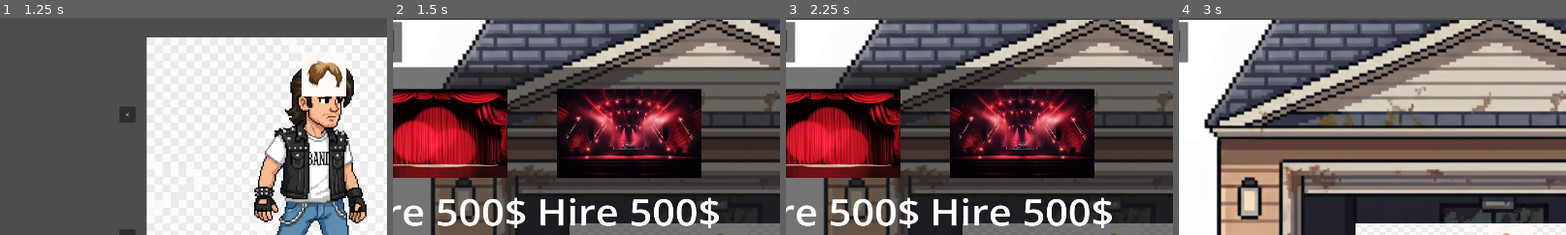
Above: before the commit, frames 1-4 (left to right).
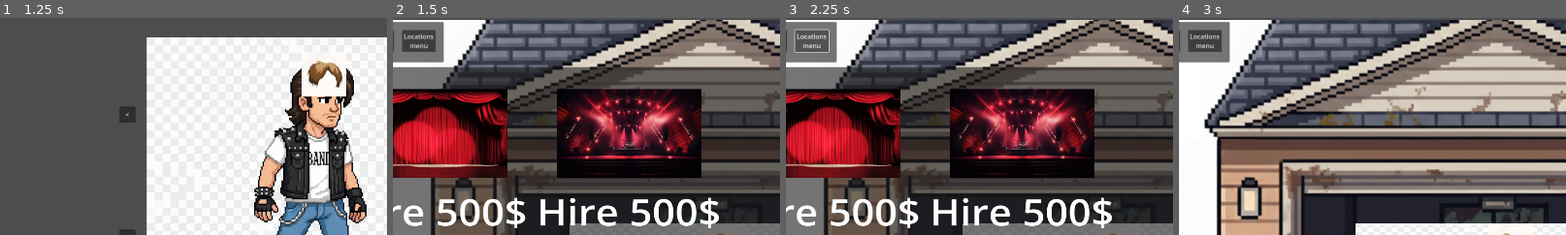
Above: after the commit, the same moments.

Repository: Geluco/music-band-tycoon
Game: Godot game, scene res://scenes/menu.tscn
The game is run twice, just before and just after one commit, with the same random seed, the same clock (stepped at 60 frames per second) and the same inputs. The engine's default icon, where the game draws it, is replaced by a stand-in: a white triangle on a blue panel in a dark square.
Inputs (mouse positions are % of the whole screen's width and height, from its top left):
- Up to frame 1 (1.25 s): click "Play" at 0.5 s
- Up to frame 2 (1.5 s): click "Select" at 1.25 s
- Up to frame 3 (2.25 s): click (14, 5) at 2 s, where only the run after the commit has a clickable "Locations menu"
- Up to frame 4 (3 s): click "x" at 2.75 s
The pictures show only the part of the screen within x 11-61%, y 0-50%; the shares and areas given below are measured in that part.

Frame 1 is identical in both runs. In frame 2, 2.1% of the frame differs, in the area x 2-14%, y 1-21%; in frame 3, 2.1%; in frame 4, 2.1%.
Error after the commit: Invalid access to property or key 'pressed' on a base object of type 'null instance'. (res://scripts/canvas_stats.gd:38)

Commit message:
Revert "Retoques menus"
This reverts commit f66c86ecc44de090189917e45bead4be691ecbfe.

Diff:
--- a/scenes/canvasStats.tscn
+++ b/scenes/canvasStats.tscn
@@ -120,8 +120,14 @@
 text = "Members
 menu"
 
+[node name="Button_locations_menu" type="Button" parent="CanvasLayer/PanelStats2/MarginStats/GridStats"]
+layout_mode = 2
+text = "Locations
+menu"
+
 [connection signal="pressed" from="CanvasLayer/PanelStats/MarginStats/GridStats/ButtonMoney" to="." method="_on_button_money_pressed"]
 [connection signal="pressed" from="CanvasLayer/PanelStats/MarginStats/GridStats/ButtonViews" to="." method="_on_button_views_pressed"]
 [connection signal="pressed" from="CanvasLayer/PanelStats/MarginStats/GridStats/ButtonFans" to="." method="_on_button_fans_pressed"]
 [connection signal="pressed" from="CanvasLayer/PanelStats2/MarginStats/GridStats/Button_upgrade_menu" to="." method="_on_button_upgrade_menu_pressed"]
 [connection signal="pressed" from="CanvasLayer/PanelStats2/MarginStats/GridStats/Button_members_menu" to="." method="_on_button_members_menu_pressed"]
+[connection signal="pressed" from="CanvasLayer/PanelStats2/MarginStats/GridStats/Button_locations_menu" to="." method="_on_button_locations_menu_pressed"]
--- a/scenes/charac_sel.tscn
+++ b/scenes/charac_sel.tscn
@@ -58,7 +58,7 @@
 position = Vector2(1080, 390)
 texture = ExtResource("2_te5yv")
 
-[node name="select" type="Button" parent="."]
+[node name="Button" type="Button" parent="."]
 layout_mode = 1
 anchors_preset = 8
 anchor_left = 0.5
@@ -73,7 +73,7 @@
 grow_vertical = 2
 text = "Select"
 
-[node name="next_body" type="Button" parent="."]
+[node name="next" type="Button" parent="."]
 layout_mode = 1
 anchors_preset = 6
 anchor_left = 1.0
@@ -127,8 +127,8 @@
 grow_vertical = 2
 text = ">"
 
-[connection signal="pressed" from="select" to="." method="_on_select_pressed"]
-[connection signal="pressed" from="next_body" to="." method="_on_next_body_pressed"]
-[connection signal="pressed" from="previous_body" to="." method="_on_previous_body_pressed"]
+[connection signal="pressed" from="Button" to="." method="_on_button_pressed"]
+[connection signal="pressed" from="next" to="." method="_on_next_pressed"]
+[connection signal="pressed" from="previous_body" to="." method="_on_previous_pressed"]
 [connection signal="pressed" from="next_hair" to="." method="_on_next_hair_pressed"]
 [connection signal="pressed" from="previous_hair" to="." method="_on_previous_hair_pressed"]
--- a/scenes/menuUpgrades.tscn
+++ b/scenes/menuUpgrades.tscn
@@ -10,6 +10,18 @@
 
 [node name="CanvasLayer" type="CanvasLayer" parent="."]
 visible = false
+
+[node name="Panel_close_button" type="PanelContainer" parent="CanvasLayer"]
+anchors_preset = 1
+anchor_left = 1.0
+anchor_right = 1.0
+offset_left = -100.0
+offset_bottom = 100.0
+grow_horizontal = 0
+
+[node name="Button_close" type="Button" parent="CanvasLayer/Panel_close_button"]
+layout_mode = 2
+text = "x"
 
 [node name="MenuUpgrades" type="PanelContainer" parent="CanvasLayer"]
 offset_left = 21.0
@@ -108,20 +120,6 @@
 theme_override_font_sizes/font_size = 43
 text = "Upgrade"
 
-[node name="Panel_close_button" type="PanelContainer" parent="CanvasLayer"]
-anchors_preset = 1
-anchor_left = 1.0
-anchor_right = 1.0
-offset_left = -197.0
-offset_top = 127.0
-offset_right = -147.0
-offset_bottom = 177.0
-grow_horizontal = 0
-
-[node name="Button_close" type="Button" parent="CanvasLayer/Panel_close_button"]
-layout_mode = 2
-text = "x"
-
+[connection signal="pressed" from="CanvasLayer/Panel_close_button/Button_close" to="." method="_on_button_close_pressed"]
 [connection signal="pressed" from="CanvasLayer/MenuUpgrades/MarginUpgrades/GridUpgrades/MarginButton1/Button1" to="." method="_on_button_1_pressed"]
 [connection signal="pressed" from="CanvasLayer/MenuUpgrades/MarginUpgrades/GridUpgrades/MarginButton2/Button2" to="." method="_on_button_2_pressed"]
-[connection signal="pressed" from="CanvasLayer/Panel_close_button/Button_close" to="." method="_on_button_close_pressed"]
--- a/scenes/menu_members.tscn
+++ b/scenes/menu_members.tscn
@@ -9,6 +9,18 @@
 
 [node name="CanvasLayer" type="CanvasLayer" parent="."]
 visible = false
+
+[node name="Panel_close_button" type="PanelContainer" parent="CanvasLayer"]
+anchors_preset = 1
+anchor_left = 1.0
+anchor_right = 1.0
+offset_left = -100.0
+offset_bottom = 100.0
+grow_horizontal = 0
+
+[node name="Button_close" type="Button" parent="CanvasLayer/Panel_close_button"]
+layout_mode = 2
+text = "x"
 
 [node name="MenuUpgrades" type="PanelContainer" parent="CanvasLayer"]
 offset_left = 21.0
@@ -106,20 +118,6 @@
 theme_override_font_sizes/font_size = 43
 text = "Hire"
 
-[node name="Panel_close_button" type="PanelContainer" parent="CanvasLayer"]
-anchors_preset = 1
-anchor_left = 1.0
-anchor_right = 1.0
-offset_left = -291.0
-offset_top = 128.0
-offset_right = -241.0
-offset_bottom = 178.0
-grow_horizontal = 0
-
-[node name="Button_close" type="Button" parent="CanvasLayer/Panel_close_button"]
-layout_mode = 2
-text = "x"
-
+[connection signal="pressed" from="CanvasLayer/Panel_close_button/Button_close" to="." method="_on_button_close_pressed"]
 [connection signal="pressed" from="CanvasLayer/MenuUpgrades/MarginUpgrades/GridUpgrades/MarginButton1/Button1" to="." method="_on_button_1_pressed"]
 [connection signal="pressed" from="CanvasLayer/MenuUpgrades/MarginUpgrades/GridUpgrades/MarginButton2/Button2" to="." method="_on_button_2_pressed"]
-[connection signal="pressed" from="CanvasLayer/Panel_close_button/Button_close" to="." method="_on_button_close_pressed"]
--- a/scripts/canvas_stats.gd
+++ b/scripts/canvas_stats.gd
@@ -1,11 +1,11 @@
 extends Node2D
 
 #declaracion de variables del menu de mejoras
-@onready var open_button_menu_upgrade: Button = get_node("CanvasLayer/PanelStats2/MarginStats/GridStats/Button_upgrade_menu")
+@onready var open_button_menu_upgrade: Button = get_node("CanvasLayer/PanelStats/MarginStats/GridStats/Button_upgrade_menu")
 var menuUpgradeInstance: Node = null
 var menuUpgradeCanvas: CanvasLayer = null
 #declaracion de variables del menu de miembros
-@onready var open_button_menu_members: Button = get_node("CanvasLayer/PanelStats2/MarginStats/GridStats/Button_members_menu")
+@onready var open_button: Button = get_node("CanvasLayer/PanelStats/MarginStats/GridStats/Button_members_menu")
 var menu_members_Instance: Node = null
 var menu_members_canvas: CanvasLayer = null
 
@@ -43,7 +43,7 @@
 	menuUpgradeCanvas = menuUpgradeInstance.get_node("CanvasLayer")
 
 	#codigo boton mostrar menu membros
-	open_button_menu_members.pressed.connect(_on_button_members_menu_pressed)
+	open_button.pressed.connect(_on_button_members_menu_pressed)
 	var menu_members = load("res://scenes/menu_members.tscn")
 	menu_members_Instance = menu_members.instantiate()
 	get_tree().root.add_child(menu_members_Instance)
--- a/scripts/charac_sel.gd
+++ b/scripts/charac_sel.gd
@@ -51,15 +51,15 @@
 	get_tree().change_scene_to_file("res://scenes/main_node.tscn")
 
 #se activa al presionar el boton de select
-func _on_select_pressed() -> void:
+func _on_button_pressed() -> void:
 	sel()
 
 #se activa al presionar el boton >
-func _on_next_body_pressed() -> void:
+func _on_next_pressed() -> void:
 	next()
 
 #se activa al presionar el boton <
-func _on_previous_body_pressed() -> void:
+func _on_previous_pressed() -> void:
 	prev()
 
 
